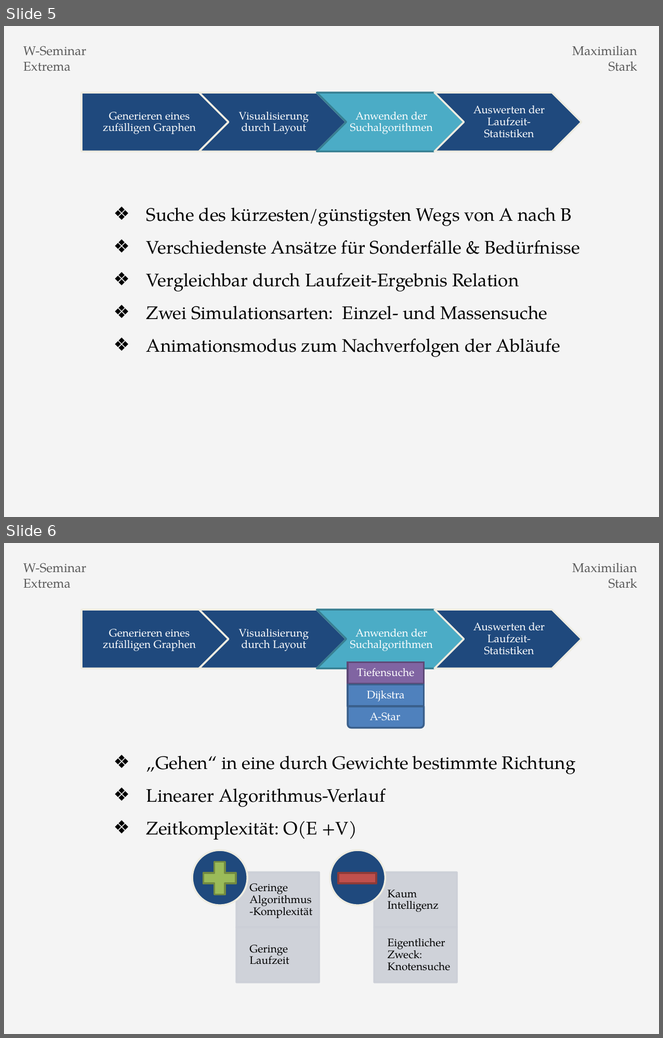
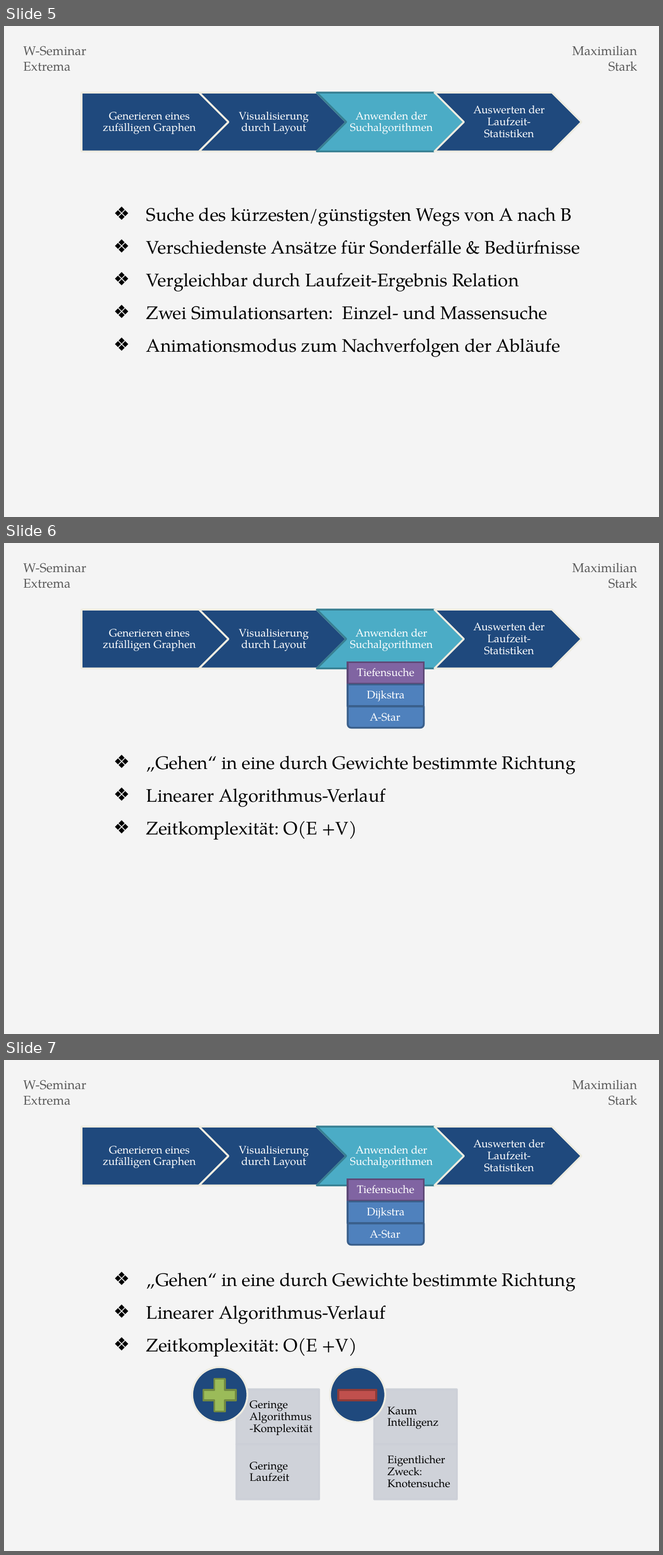
Before and after one commit to Dakror/WSeminar, a slide deck: tex/pres.pptx. Shown one above the other, each under a label of ours: slides 5 and 6 before the commit, slides 5, 6 and 7 after it. The pictures are 663x1038 and 663x1555 pixels, drawn with LibreOffice and Linux fonts; fonts in the diff are those of the drawing. Boxes give left, top, right and bottom in pixels: in the first picture for what was removed or moved away, otherwise in the second. Text is boxed around its words. In the diff, an @@ line names an element or a change of style, - is before the commit and + after.

```diff
--- a/tex/pres.pptx
+++ b/tex/pres.pptx
@@ slide 6 added at (4,543,659,1034), background #F4F4F4 @@
@@ text added at (23,563,86,588), 14 pt, text #595959 @@
+W-Seminar Extrema
@@ text added at (572,563,637,588), 14 pt, text #595959 @@
+Maximilian Stark
@@ group added at (81,610,582,669): 4 texts, 3 chevrons, 1 pentagon arrow @@
+Generieren eines zufälligen Graphen
+Visualisierung durch Layout
+Anwenden der Suchalgorithmen
+Auswerten der Laufzeit-Statistiken
@@ freeform shape added at (348,662,424,684), fill #8064A2, outline #5F4A78 2 pt, 12 pt, text #FFFFFF @@
+Tiefensuche
@@ freeform shape added at (348,684,424,706), fill #4F81BD, outline #3A5F8C 2 pt, 12 pt, text #FFFFFF @@
+Dijkstra
@@ freeform shape added at (348,707,424,729), fill #4F81BD, outline #3A5F8C 2 pt @@
@@ text added at (370,713,401,721), 12 pt, text #FFFFFF @@
+A-Star
@@ text added at (146,756,576,840), 20 pt, text #000000 @@
+❖ „Gehen“ in eine durch Gewichte bestimmte Richtung
+❖ Linearer Algorithmus-Verlauf
+❖ Zeitkomplexität: O(E +V)
@@ what was slide 6 is now slide 7 @@
```
Also in this commit, not shown: 1 slide changed, 3 other slides added, 15 other files.
